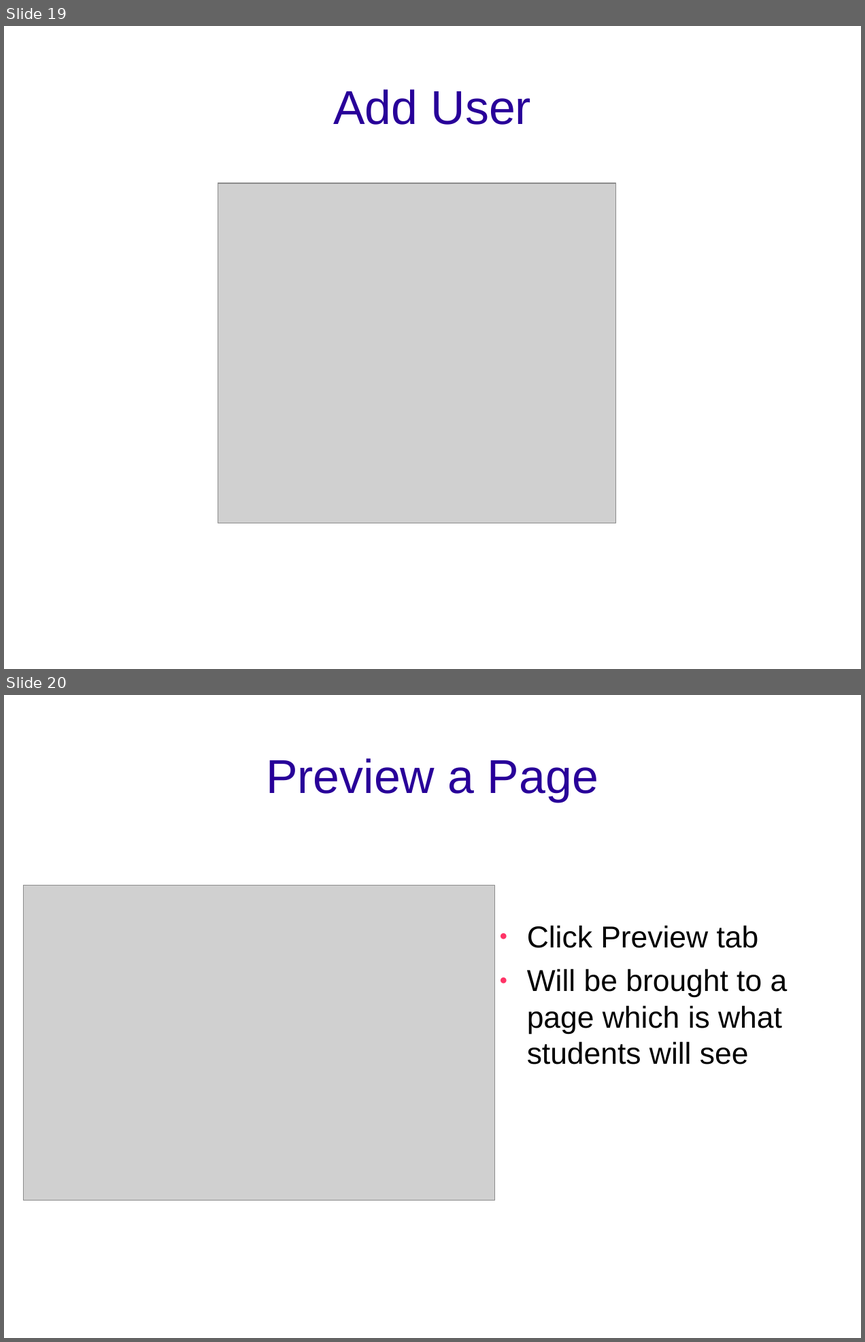
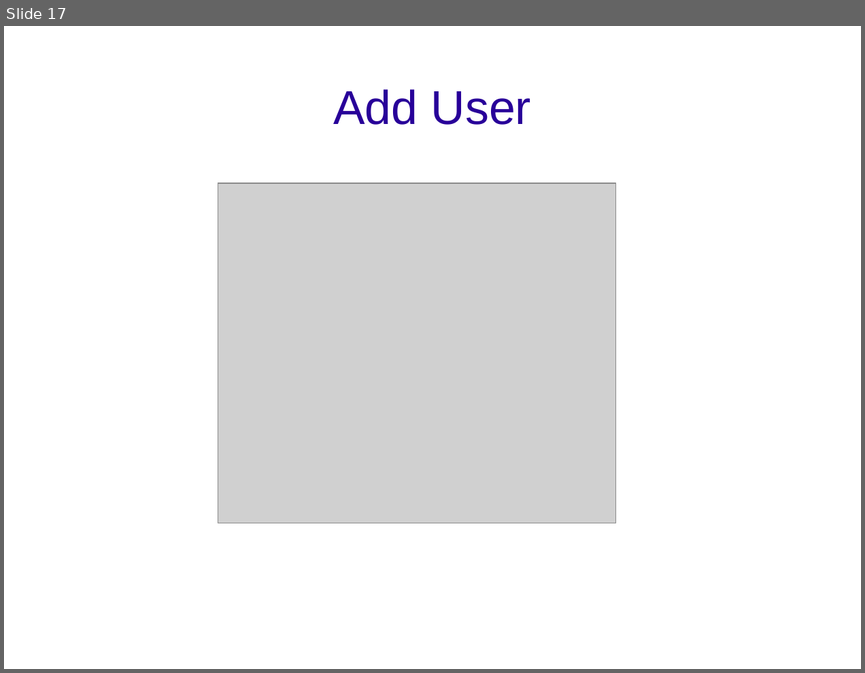
Before and after one commit to xiongchiamiov/CSTutor, a slide deck: presentations/presentation_week5.odp. Shown one above the other, each under a label of ours: slides 19 and 20 before the commit, slide 17 after it. The pictures are 865x1342 and 865x673 pixels, drawn with LibreOffice and Linux fonts; fonts in the diff are those of the drawing; grey boxes stand for pictures; background and template pictures are left out. Boxes give left, top, right and bottom in pixels: in the first picture for what was removed or moved away, otherwise in the second. Text is boxed around its words. In the diff, an @@ line names an element or a change of style, - is before the commit and + after.

```diff
--- a/presentations/presentation_week5.odp
+++ b/presentations/presentation_week5.odp
@@ slide 20 removed at (x1=4, y1=695, x2=861, y2=1338), background picture (left out) @@
@@ title removed at (x1=266, y1=758, x2=598, y2=802) @@
-Preview a Page
@@ picture removed at (x1=24, y1=885, x2=494, y2=1200) @@
@@ text removed at (x1=527, y1=925, x2=787, y2=1064) @@
-● Click Preview tab
-● Will be brought to a page which is what students will see
@@ what was slide 19 is now slide 17 @@
```
Also in this commit, not shown: 2 slides changed, 2 other slides removed.
